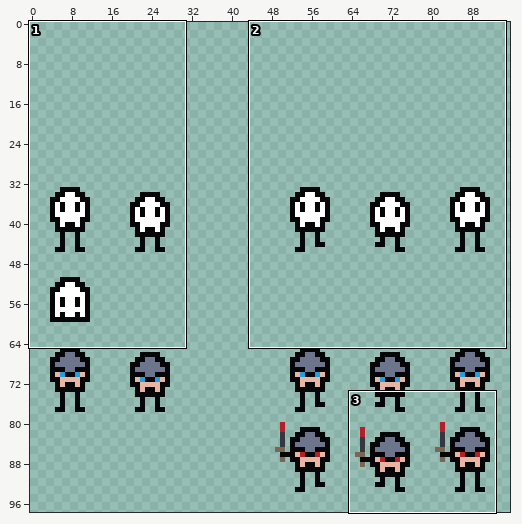
File history of a sprite sheet, Assets/Entities.png. Above: a wide view before the commit, with the close-up outlined.
Close-up. Old version:
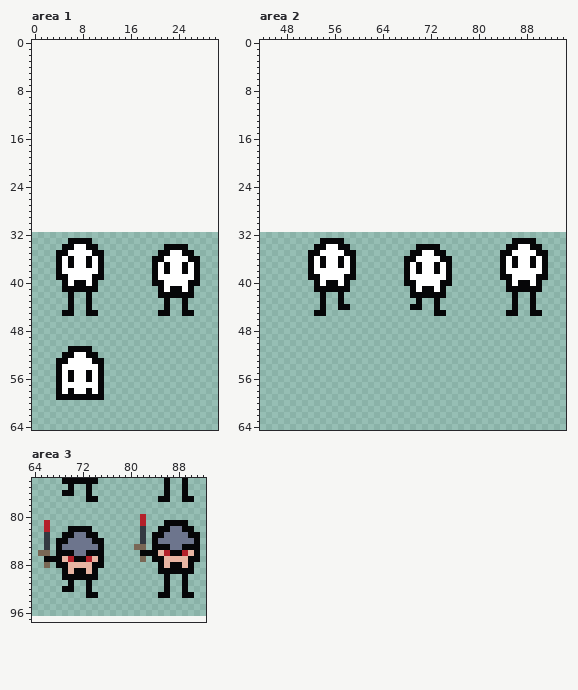
The file is 123x65 pixels. Shown: area 1: x 0..30, y 0..64; area 2: x 44..94, y 0..64; area 3: x 64..92, y 74..97. The old version is drawn lined up with the new one, on the new canvas. The wide view leaves out empty margins.
After:
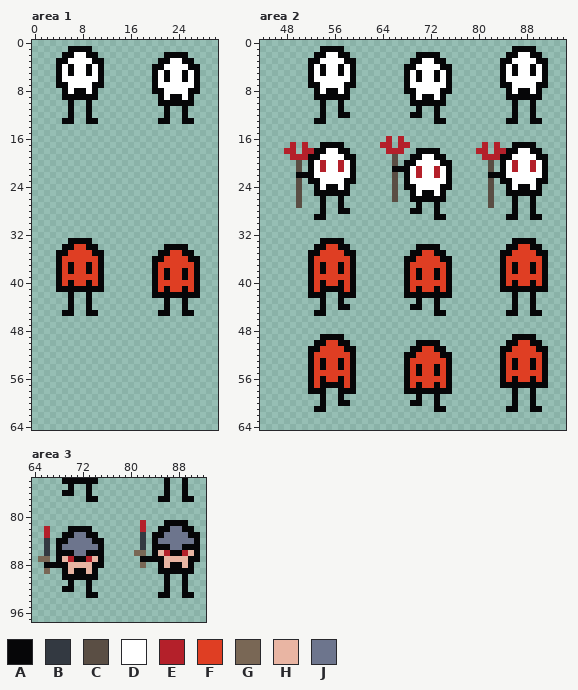
Palette (. is transparent): A #060608  B #333941  C #5a4e44  D #ffffff  E #b4202a  F #df3e23  G #796755  H #e9b5a3  J #6d758d
Changes in this commit:
canvas 123x65 -> 123x116, the old top-left corner now at 0,32
Changed rows in their new state; - is an unchanged pixel.
Area 1:
first column x 4:
 1 --AAAA------------------
 2 -AADDAA-----------AAAA--
 3 AADDDDAA---------AADDAA-
 4 ADADDADA--------AADDDDAA
 5 ADADDADA--------ADADDADA
 6 ADDDDDDA--------ADADDADA
 7 AADDDDAA--------ADDDDDDA
 8 -ADAADA---------AADDDDAA
 9 -AAAAAA----------ADAADA-
10 --A--A-----------AAAAAA-
11 --A--A------------A--A--
12 --A--A------------A--A--
13 -AA--AA----------AA--AA-
first column x 4:
34 ---FF-------------------
35 --FFFF-------------FF---
36 -FFFFFF-----------FFFF--
37 -F-FF-F----------FFFFFF-
38 -FAFFAF----------F-FF-F-
39 -FFFFFF----------FAFFAF-
40 AFAFFAFA---------FFFFFF-
41 A------A--------AFAFFAFA
42 ----------------A------A
first column x 4:
51 --....--
52 -......-
53 ........
54 ........
55 ........
56 ........
57 ........
58 ........
59 ........
Area 2:
first column x 48:
 1 ------AAAA----------------------------AAAA--
 2 -----AADDAA-----------AAAA-----------AADDAA-
 3 ----AADDDDAA---------AADDAA---------AADDDDAA
 4 ----ADADDADA--------AADDDDAA--------ADADDADA
 5 ----ADADDADA--------ADADDADA--------ADADDADA
 6 ----ADDDDDDA--------ADADDADA--------ADDDDDDA
 7 ----AADDDDAA--------ADDDDDDA--------AADDDDAA
 8 -----ADAADA---------AADDDDAA---------ADAADA-
 9 -----AAAAAA----------ADAADA----------AAAAAA-
10 ------A--A-----------AAAAAA-----------A--A--
11 ------A--A------------A--A------------A--A--
12 ------A--AA----------AA--A------------A--A--
13 -----AA------------------AA----------AA--AA-
16 -----------------E-E------------------------
17 -E-E--AAAA------EE-EE------------E-E--AAAA--
18 EE-EEAADDAA------EEE--AAAA------EE-EEAADDAA-
19 -EEEAADDDDAA------C--AADDAA------EEEAADDDDAA
20 --C-ADEDDEDA------C-AADDDDAA------C-ADEDDEDA
21 --C-ADEDDEDA------AAADEDDEDA------C-ADEDDEDA
22 --AAADDDDDDA------C-ADEDDEDA------AAADDDDDDA
23 --C-AADDDDAA------C-ADDDDDDA------C-AADDDDAA
24 --C--ADAADA-------C-AADDDDAA------C--ADAADA-
25 --C--AAAAAA-------C--ADAADA-------C--AAAAAA-
26 --C---A--A--------C--AAAAAA-------C---A--A--
27 --C---A--A------------A--A--------C---A--A--
28 ------A--AA----------AA--A------------A--A--
29 -----AA------------------AA----------AA--AA-
first column x 52:
34 ---FF------------------------------FF---
35 --FFFF-------------FF-------------FFFF--
36 -FFFFFF-----------FFFF-----------FFFFFF-
37 -F-FF-F----------FFFFFF----------F-FF-F-
38 -FAFFAF----------F-FF-F----------FAFFAF-
39 -FFFFFF----------FAFFAF----------FFFFFF-
40 AFAFFAFA---------FFFFFF---------AFAFFAFA
41 AF----FA--------AFAFFAFA--------A------A
42 AA----AA--------A------A----------------
first column x 52:
49 --AAAA----------------------------AAAA--
50 -AAFFAA-----------AAAA-----------AAFFAA-
51 AAFFFFAA---------AAFFAA---------AAFFFFAA
52 AFFFFFFA--------AAFFFFAA--------AFFFFFFA
53 AFAFFAFA--------AFFFFFFA--------AFAFFAFA
54 AFAFFAFA--------AFAFFAFA--------AFAFFAFA
55 AFFFFFFA--------AFAFFAFA--------AFFFFFFA
56 AFAFFAFA--------AFFFFFFA--------AFAFFAFA
57 AFAAAAFA--------AFAFFAFA--------AAAAAAAA
58 AAA--AAA--------AAAAAAAA----------A--A--
59 --A--A------------A--A------------A--A--
60 --A--AA----------AA--A------------A--A--
61 -AA------------------AA----------AA--AA-
Area 3:
first column x 65:
80 -----------------.-
81 -.-----------------
82 -----------------E-
83 -E-----------------
85 ----------------.B-
86 .B--------------GG.
87 GG.--------------AA
88 -AA--------------G-
89 -G-----------------
